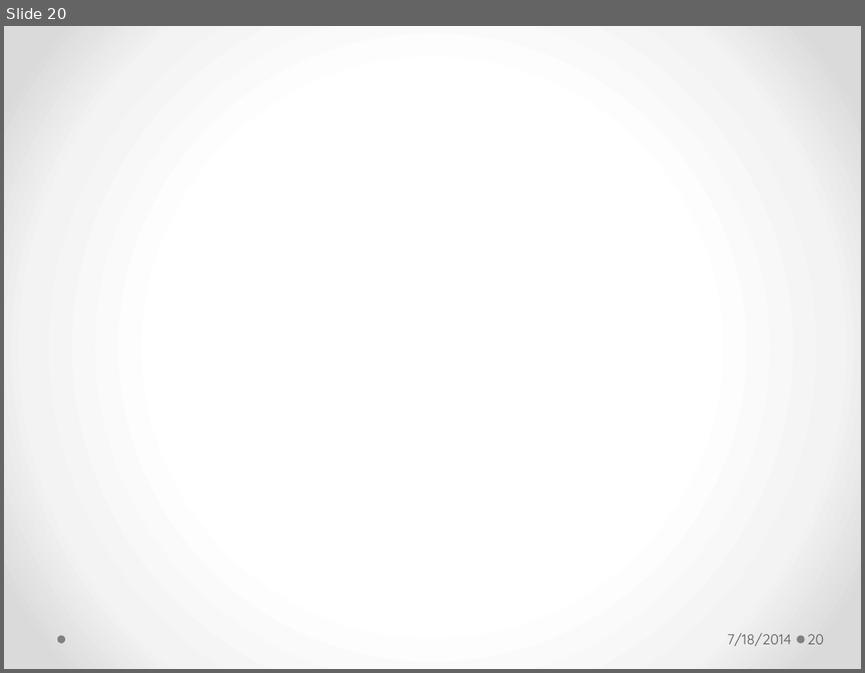
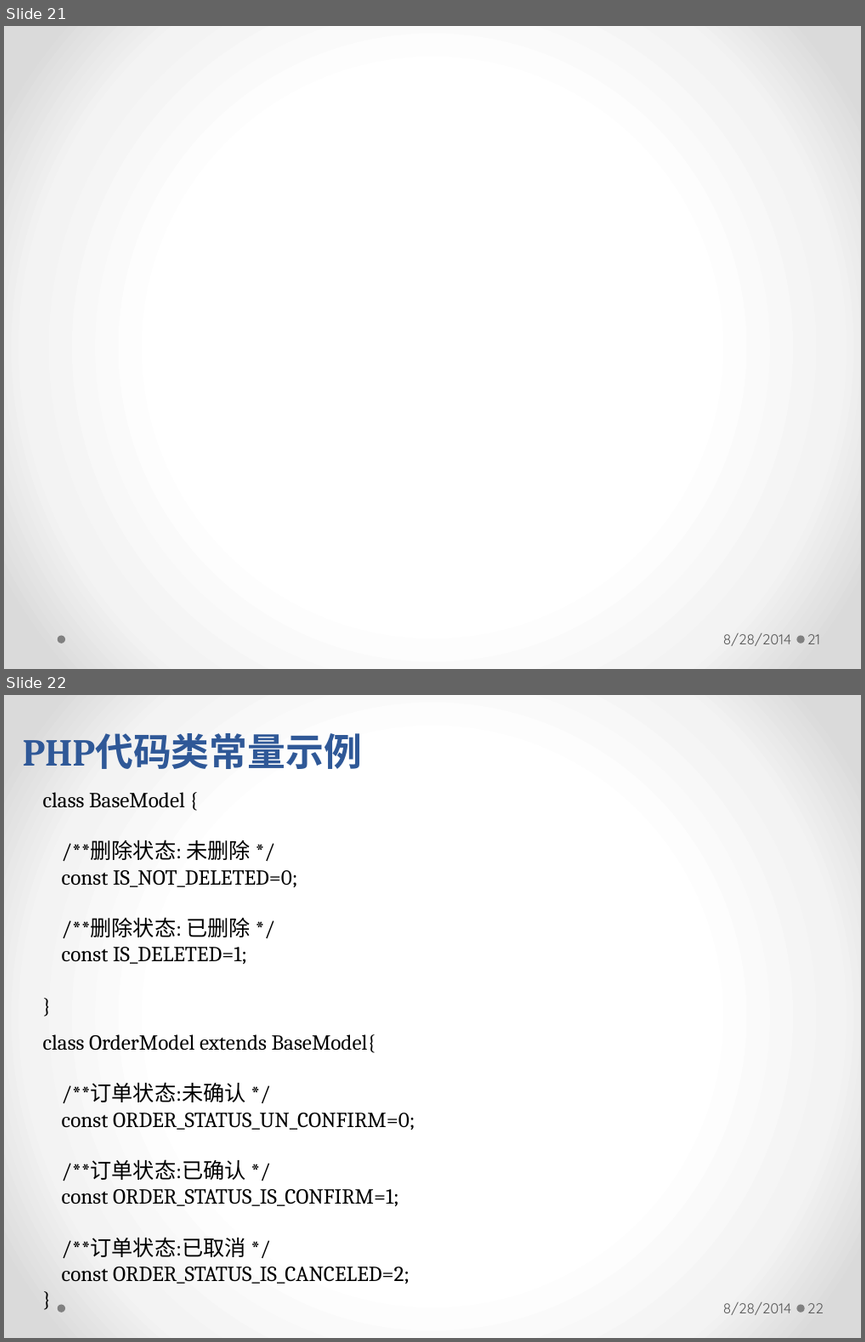
Before and after one commit to longhaisheng/dbroute, a slide deck: dbroute.pptx. Shown one above the other, each under a label of ours: slide 20 before the commit, slides 21 and 22 after it. The pictures are 865x673 and 865x1342 pixels, drawn with LibreOffice and Linux fonts; fonts in the diff are those of the drawing; background and template pictures are left out. Boxes give left, top, right and bottom in pixels: in the first picture for what was removed or moved away, otherwise in the second. Text is boxed around its words. In the diff, an @@ line names an element or a change of style, - is before the commit and + after.

```diff
--- a/dbroute.pptx
+++ b/dbroute.pptx
@@ slide 22 added at <box>4,695,861,1338</box>, background gradient #FFFFFF to #F4F4F4 to #DADADA; not listed: 2 template elements that a slide beside it also shows @@
@@ text added at <box>23,733,362,769</box>, 32 pt, text #2F5897, bold @@
+PHP代码类常量示例
@@ text added at <box>43,792,298,964</box>, 18 pt, text #000000 @@
+class BaseModel {
+/**删除状态: 未删除 */
+const IS_NOT_DELETED=0;
+/**删除状态: 已删除 */
+const IS_DELETED=1;
+}
@@ text added at <box>43,1034,415,1283</box>, 18 pt, text #000000 @@
+class OrderModel extends BaseModel{
+/**订单状态:未确认 */
+const ORDER_STATUS_UN_CONFIRM=0;
+/**订单状态:已确认 */
+const ORDER_STATUS_IS_CONFIRM=1;
+/**订单状态:已取消 */
+const ORDER_STATUS_IS_CANCELED=2;
+}
@@ text added at <box>723,1302,791,1315</box>, 12 pt, text #595959 @@
+8/28/2014
@@ page number added at <box>807,1303,823,1313</box>, 12 pt, text #595959 @@
+22
@@ what was slide 20 is now slide 21 @@
@@ slide 21 changed as well @@
@@ text at <box>723,633,791,646</box>: text changed @@
-7/18/2014
+8/28/2014
@@ page number at <box>807,634,820,644</box>: text changed @@
-20
+21
```
Also in this commit, not shown: 23 other slides changed, 2 other slides added.
